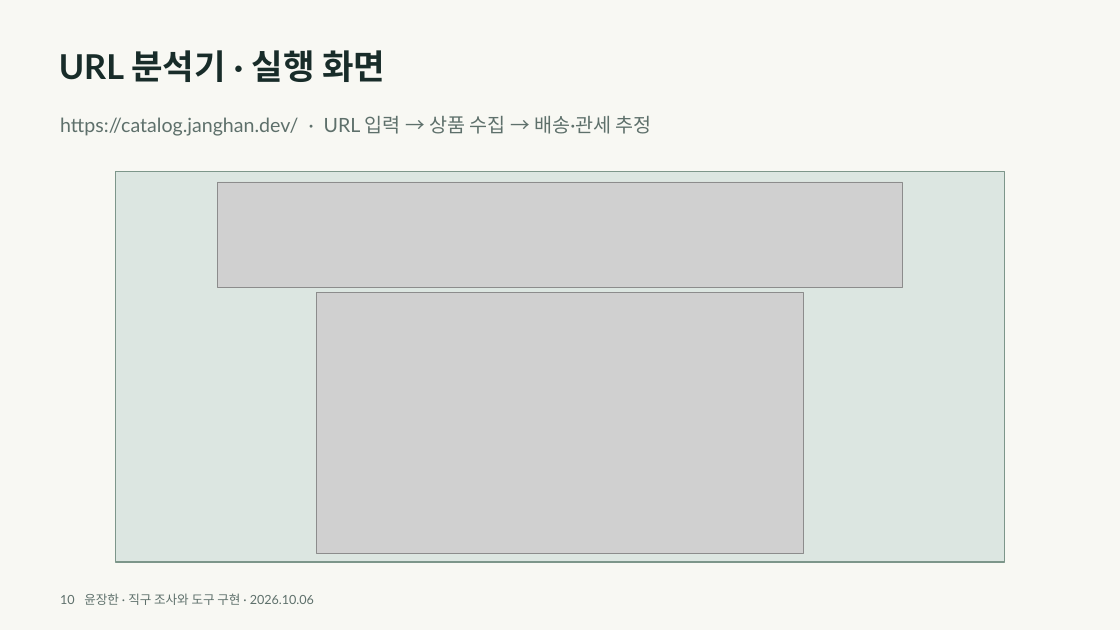
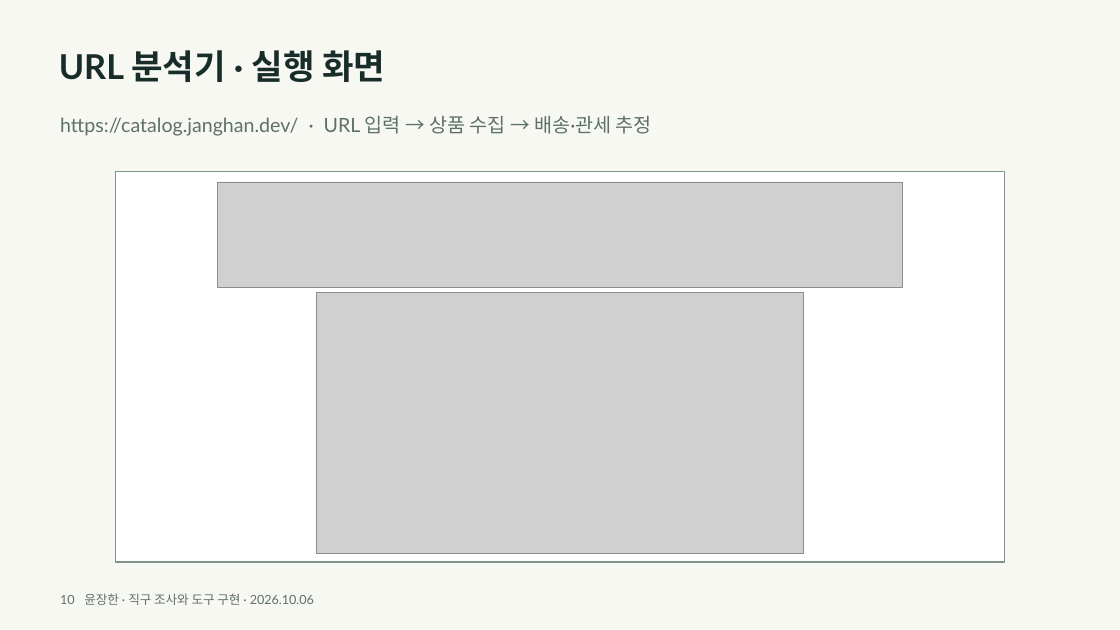
Before and after one commit to y00nZZang/crossborder-purchase-agent, a slide deck: slide 10 of portfolio/crossborder-portfolio.pptx. Drawn at 1120x630 pixels with LibreOffice and Linux fonts; fonts in the diff are those of the drawing; grey boxes stand for pictures. Boxes give left, top, right and bottom in pixels: in the first picture for what was removed or moved away, otherwise in the second. Text is boxed around its words. In the diff, an @@ line names an element or a change of style, - is before the commit and + after.

```diff
--- a/portfolio/crossborder-portfolio.pptx
+++ b/portfolio/crossborder-portfolio.pptx
@@ rectangle at [116, 171, 1004, 562]: fill #DCE6E1 to #FFFFFF @@
```
Also in this commit, not shown: 4 other slides changed, 2 other files.
